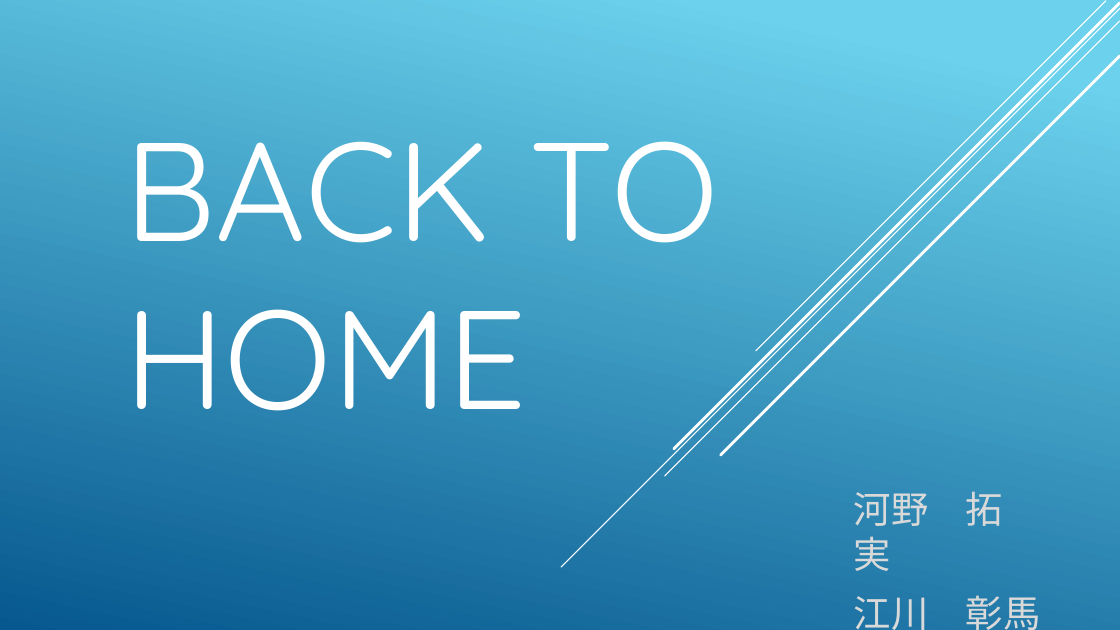
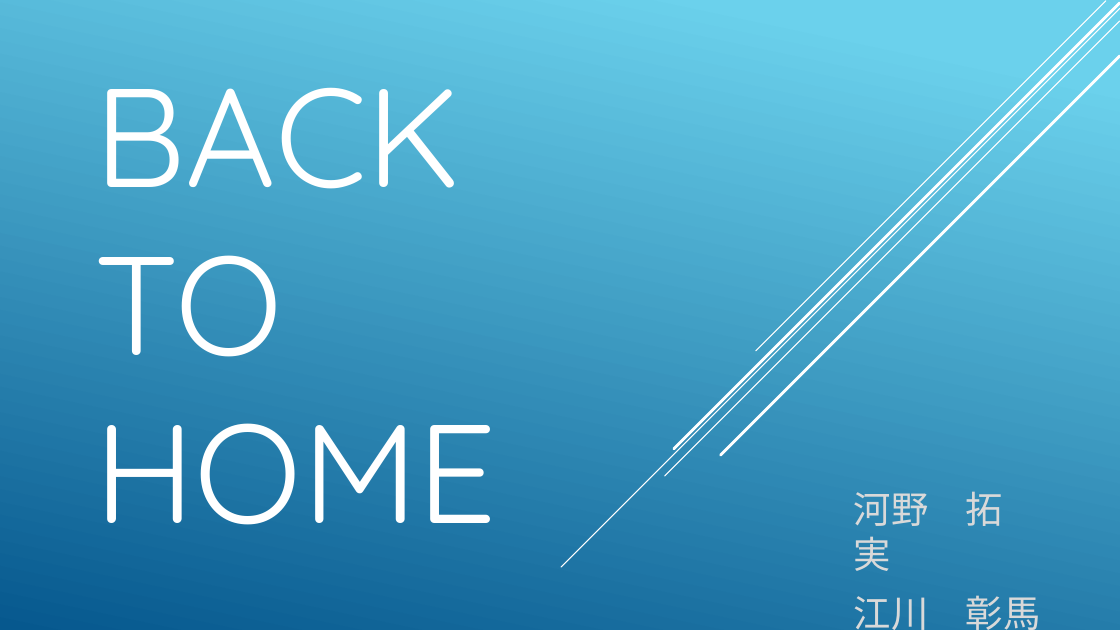
Before and after one commit to KawanoTakumi/2B-Team, a slide deck: slide 1 of Back To Home.pptx. Drawn at 1120x630 pixels with LibreOffice and Linux fonts; fonts in the diff are those of the drawing. Boxes give left, top, right and bottom in pixels: in the first picture for what was removed or moved away, otherwise in the second. Text is boxed around its words. In the diff, an @@ line names an element or a change of style, - is before the commit and + after.

```diff
--- a/Back To Home.pptx
+++ b/Back To Home.pptx
@@ title "BACK TO HOME" rewrapped from box(124, 141, 718, 411) to box(94, 87, 497, 525) @@
```
Also in this commit, not shown: 2 other slides changed, 1 slide added, 1 slide removed, 26 other files.
